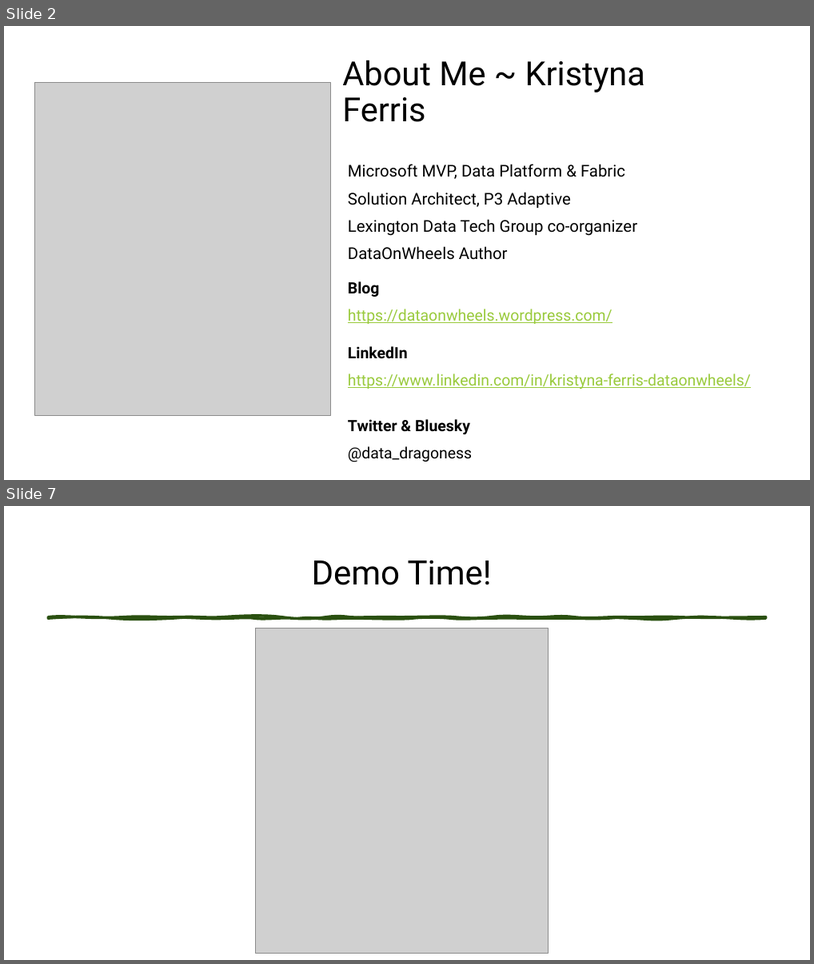
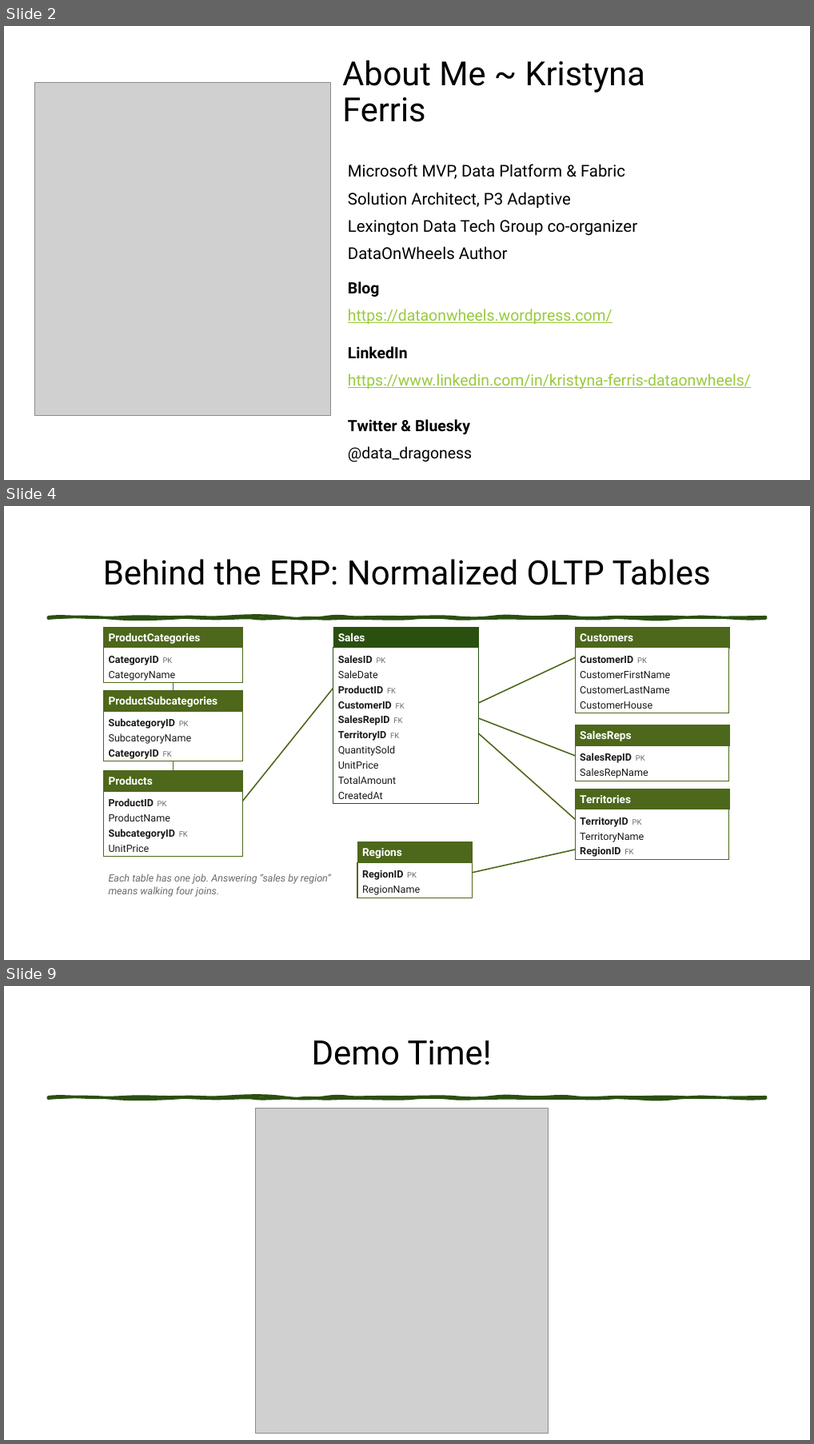
Before and after one commit to Anytsirk12/DataOnWheels, a slide deck: Presentations/Fellowship of the Star Schema/The Fellowship of the Star Schema Transforming OLTP Data for Power BI.pptx. Shown one above the other, each under a label of ours: slides 2 and 7 before the commit, slides 2, 4 and 9 after it; the slides between them are not shown. The pictures are 814x964 and 814x1444 pixels, drawn with LibreOffice and Linux fonts; fonts in the diff are those of the drawing; grey boxes stand for pictures. Boxes give left, top, right and bottom in pixels: in the first picture for what was removed or moved away, otherwise in the second. Text is boxed around its words. In the diff, an @@ line names an element or a change of style, - is before the commit and + after.

```diff
--- a/Presentations/Fellowship of the Star Schema/The Fellowship of the Star Schema Transforming OLTP Data for Power BI.pptx
+++ b/Presentations/Fellowship of the Star Schema/The Fellowship of the Star Schema Transforming OLTP Data for Power BI.pptx
@@ slide 4 added at [4,506,810,960], background #FFFFFF @@
@@ title added at [103,559,711,585], 40 pt, text #000000 @@
+Behind the ERP: Normalized OLTP Tables
@@ freeform shape added at [48,616,766,618], fill #2A5010, outline #2A5010 3.25 pt @@
@@ rectangle added at [104,627,243,648], fill #4D671B, outline #4D671B 0.5 pt, 13 pt, text #FFFFFF, bold @@
+ProductCategories
@@ rectangle added at [104,648,243,683], fill #FFFFFF, outline #4D671B 1 pt, 12 pt, text #1A1A1A @@
+CategoryID PK
+CategoryName
@@ rectangle added at [334,627,479,648], fill #2A5010, outline #2A5010 0.5 pt, 13 pt, text #FFFFFF, bold @@
+Sales
@@ rectangle added at [334,648,479,804], fill #FFFFFF, outline #2A5010 1 pt, 12 pt, text #1A1A1A @@
+SalesID PK
+SaleDate
+ProductID FK
+CustomerID FK
+SalesRepID FK
+TerritoryID FK
+QuantitySold
+UnitPrice
+TotalAmount
+CreatedAt
@@ rectangle added at [576,627,730,648], fill #4D671B, outline #4D671B 0.5 pt, 13 pt, text #FFFFFF, bold @@
+Customers
@@ rectangle added at [576,648,730,713], fill #FFFFFF, outline #4D671B 1 pt, 12 pt, text #1A1A1A @@
+CustomerID PK
+CustomerFirstName
+CustomerLastName
+CustomerHouse
@@ line added from (576, 657) to (479, 703), #4D671B 1.5 pt @@
@@ rectangle added at [104,691,243,711], fill #4D671B, outline #4D671B 0.5 pt, 13 pt, text #FFFFFF, bold @@
+ProductSubcategories
@@ line added from (174, 683) to (174, 691), #4D671B 1.5 pt @@
@@ line added from (243, 801) to (334, 688), #4D671B 1.5 pt @@
@@ rectangle added at [104,711,243,761], fill #FFFFFF, outline #4D671B 1 pt, 12 pt, text #1A1A1A, bold @@
+SubcategoryID PK
+SubcategoryName
+CategoryID FK
@@ line added from (576, 756) to (479, 718), #4D671B 1.5 pt @@
@@ line added from (576, 819) to (479, 733), #4D671B 1.5 pt @@
@@ rectangle added at [576,725,730,745], fill #4D671B, outline #4D671B 0.5 pt, 13 pt, text #FFFFFF, bold @@
+SalesReps
@@ rectangle added at [576,745,730,780], fill #FFFFFF, outline #4D671B 1 pt, 12 pt, text #1A1A1A @@
+SalesRepID PK
+SalesRepName
@@ line added from (174, 761) to (174, 770), #4D671B 1.5 pt @@
@@ rectangle added at [104,770,243,791], fill #4D671B, outline #4D671B 0.5 pt, 13 pt, text #FFFFFF, bold @@
+Products
@@ rectangle added at [104,791,243,856], fill #FFFFFF, outline #4D671B 1 pt, 12 pt, text #1A1A1A @@
+ProductID PK
+ProductName
+SubcategoryID FK
+UnitPrice
@@ rectangle added at [576,788,730,809], fill #4D671B, outline #4D671B 0.5 pt, 13 pt, text #FFFFFF, bold @@
+Territories
@@ rectangle added at [576,809,730,860], fill #FFFFFF, outline #4D671B 1 pt, 12 pt, text #1A1A1A, bold @@
+TerritoryID PK
+TerritoryName
+RegionID FK
@@ rectangle added at [358,842,473,862], fill #4D671B, outline #4D671B 0.5 pt, 13 pt, text #FFFFFF, bold @@
+Regions
@@ rectangle added at [358,862,473,897], fill #FFFFFF, outline #4D671B 1 pt, 12 pt, text #1A1A1A @@
+RegionID PK
+RegionName
@@ line added from (473, 872) to (576, 849), #4D671B 1.5 pt @@
@@ text added at [109,873,331,896], 12 pt, text #6B6B6B, italic @@
+Each table has one job. Answering “sales by region” means walking four joins.
@@ what was slide 7 is now slide 9 @@
```
Also in this commit, not shown: 10 slides changed, 3 other slides added, 3 slides removed, 3 other files.
